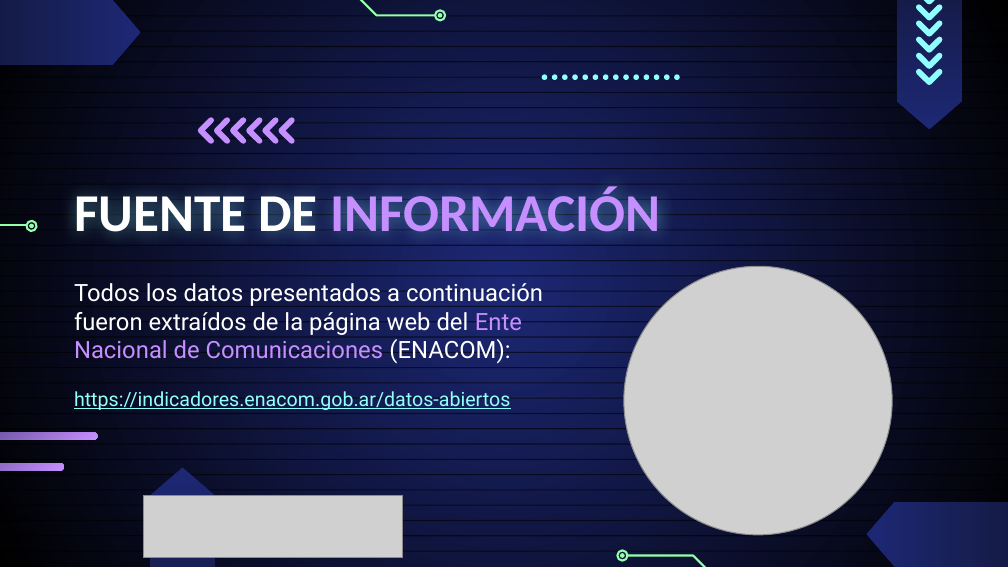
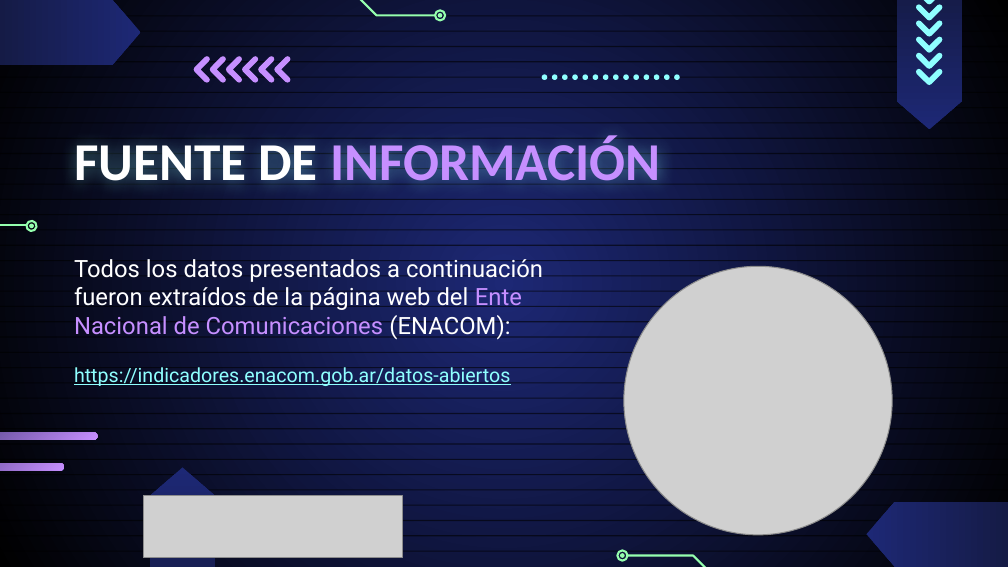
Before and after one commit to ISadir/PI02-Henry, a slide deck: slide 2 of Presentación PI02.pptx. Drawn at 1008x567 pixels with LibreOffice and Linux fonts; fonts in the diff are those of the drawing; grey boxes stand for pictures. Boxes give left, top, right and bottom in pixels: in the first picture for what was removed or moved away, otherwise in the second. Text is boxed around its words. In the diff, an @@ line names an element or a change of style, - is before the commit and + after.

```diff
--- a/Presentación PI02.pptx
+++ b/Presentación PI02.pptx
@@ 6 freeform shapes: place and size @@
-6 freeform shapes at box(198, 117, 295, 143)
+6 freeform shapes at box(194, 56, 291, 83)
@@ title "FUENTE DE INFORMACIÓN" rewrapped from box(74, 187, 661, 244) to box(74, 136, 661, 185) @@
@@ subtitle "Todos los datos presentados a ...": place and size @@
-subtitle "Todos los datos presentados a ..." at box(74, 283, 543, 412)
+subtitle "Todos los datos presentados a ..." at box(74, 259, 543, 388)
```
Also in this commit, not shown: 3 other slides changed, 1 slide removed, 2 other files.
